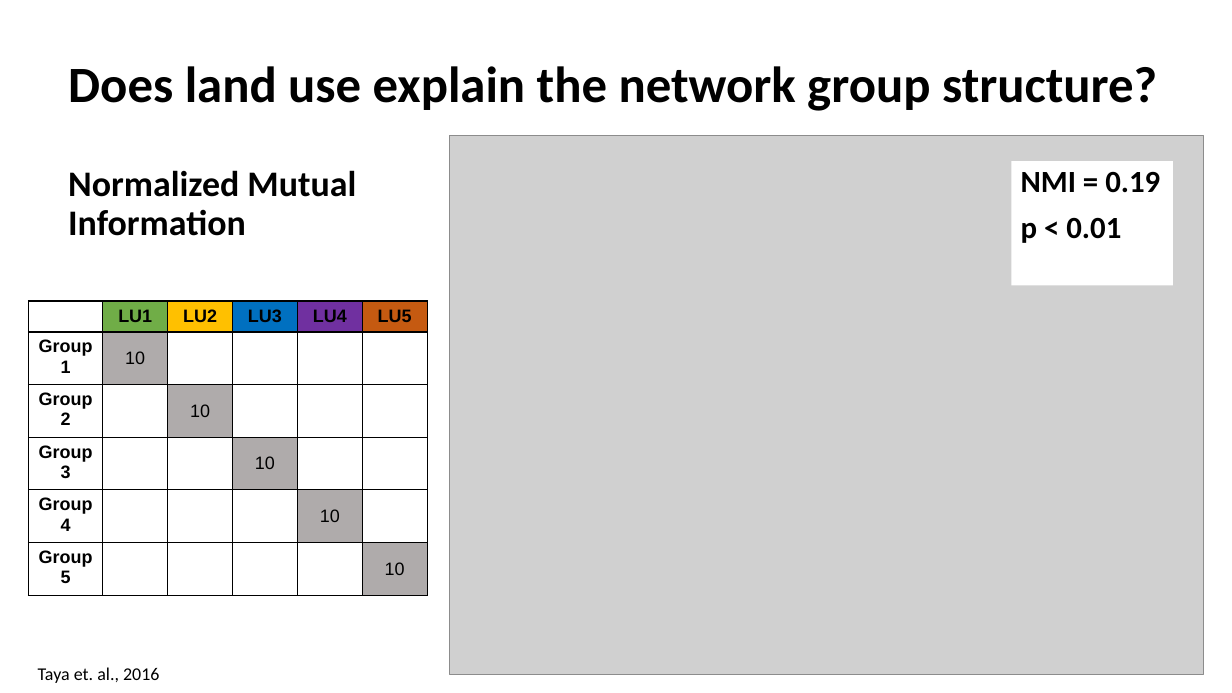
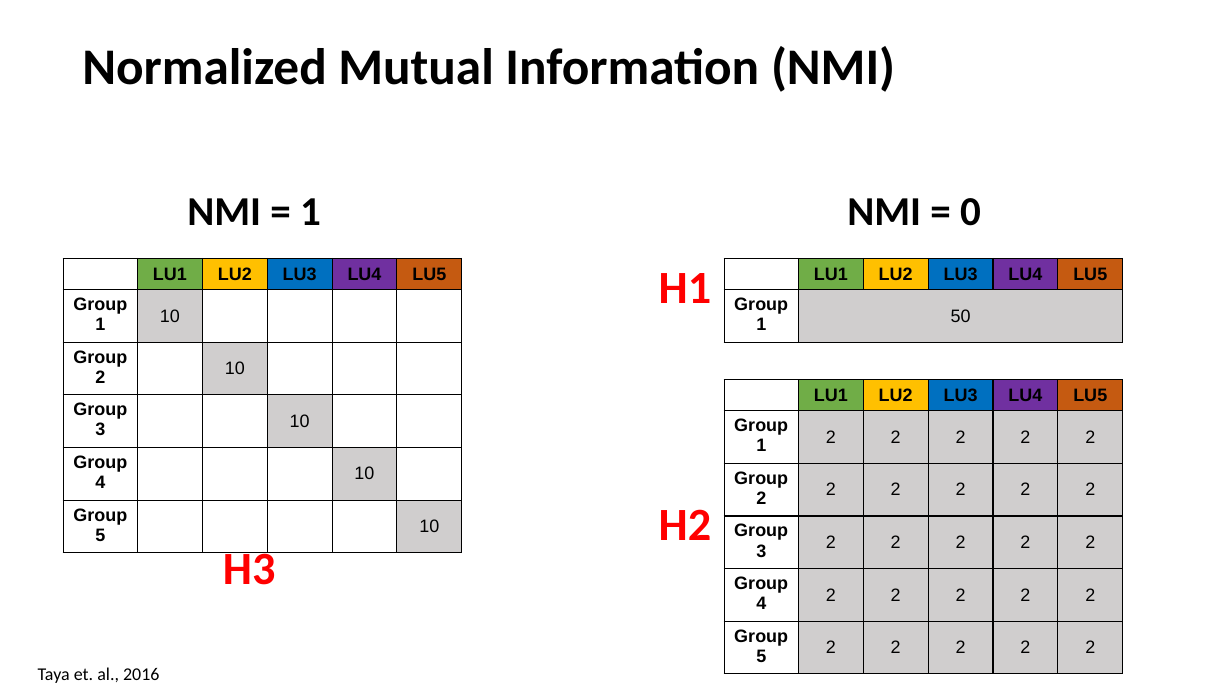
Before and after one commit to Ecological-Complexity-Lab/Microbiome_Structure_Madagascar, a slide deck: slide 22 of presentations/project story.pptx (slide 20 before the commit). Drawn at 1232x693 pixels with LibreOffice and Linux fonts; fonts in the diff are those of the drawing; grey boxes stand for pictures. Boxes give left, top, right and bottom in pixels: in the first picture for what was removed or moved away, otherwise in the second. Text is boxed around its words. In the diff, an @@ line names an element or a change of style, - is before the commit and + after.

```diff
--- a/presentations/project story.pptx
+++ b/presentations/project story.pptx
@@ text at (82,46,895,92): text changed; size 28 to 40 pt @@
-Normalized Mutual Information
+Normalized Mutual Information (NMI)
@@ title removed at (68,66,1157,111) @@
-Does land use explain the network group structure?
@@ picture removed at (449,136,1203,675) @@
@@ rectangle removed at (1012,161,1174,286) @@
-NMI = 0.19
-p < 0.01
@@ text added at (187,198,321,225), 32 pt, text #000000, bold @@
+NMI = 1
@@ text added at (847,198,981,226), 32 pt, text #000000, bold @@
+NMI = 0
@@ table at (63,259,460,553) @@
@@ fill #AFABAB to #D0CECE in 5 cells @@
@@ table: place and size @@
-table at (29,301,426,595)
+table at (63,259,460,553)
@@ table added at (725,259,1122,343), 2 rows, 6 columns @@
+ | LU1 | LU2 | LU3 | LU4 | LU5
+Group 1 | 50 |  |  |  | 
@@ text added at (659,273,711,303), 36 pt, text #FF0000, bold @@
+H1
@@ table added at (725,380,1122,674), 6 rows, 6 columns @@
+ | LU1 | LU2 | LU3 | LU4 | LU5
+Group 1 | 2 | 2 | 2 | 2 | 2
+Group 2 | 2 | 2 | 2 | 2 | 2
+Group 3 | 2 | 2 | 2 | 2 | 2
+Group 4 | 2 | 2 | 2 | 2 | 2
+Group 5 | 2 | 2 | 2 | 2 | 2
@@ text added at (659,509,711,540), 36 pt, text #FF0000, bold @@
+H2
@@ text added at (223,545,275,585), 36 pt, text #FF0000, bold @@
+H3
```
Also in this commit, not shown: 10 other slides changed, 26 slides added, 19 slides removed.
